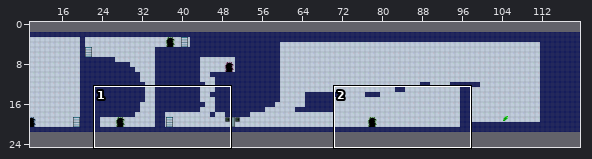
A Tiled map gets an edit: Levels/level 2 1.tmx. Above, an overview of the earlier version with the close-up marked.
Close-up. The starting point:
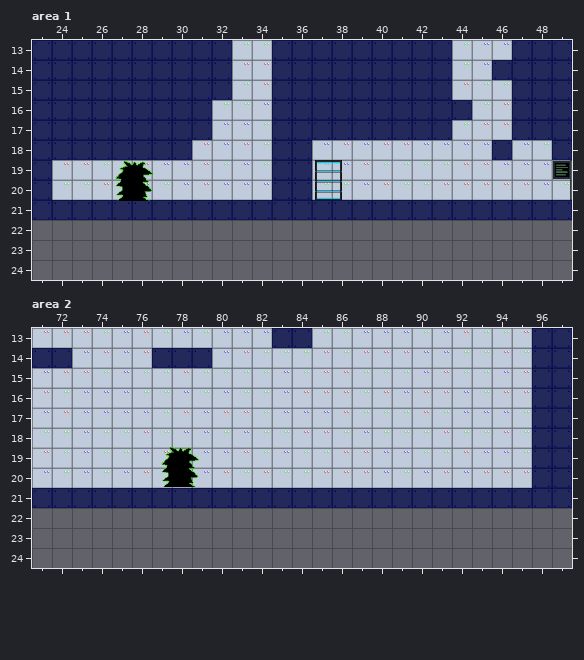
Cells are 32x32 px. Shown: area 1 x 23..49, y 13..24; area 2 x 71..97, y 13..24. The commit also changed other parts of the map, which this record leaves out. The old version is drawn lined up with the new one.
Now the later version:
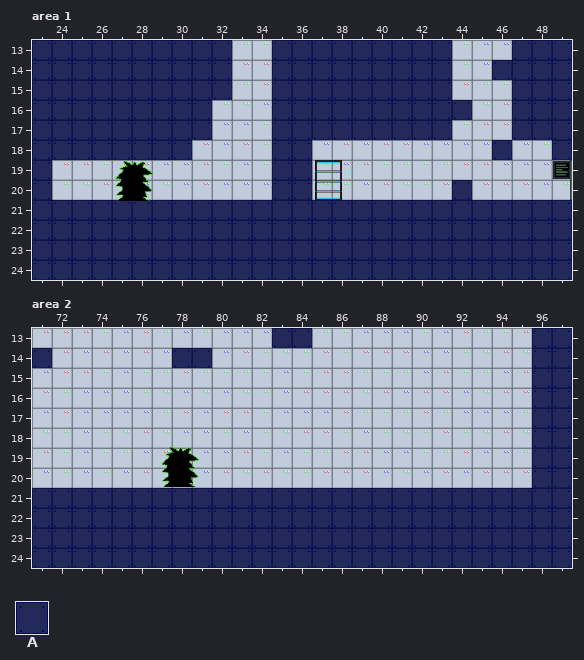
Key: from "tileset": A 4.
_ is an empty cell, . an unchanged one.
The exact change:
map size 120x20 -> 120x25 cells (old content now starts at 0,2; both pictures use the new coordinates)
--- layer "Tile Layer 1", area 1
@@ x 44..44 @@
-20 _
+20 A
@@ x 23..49 @@
-22 ___________________________
-23 ___________________________
-24 ___________________________
+22 AAAAAAAAAAAAAAAAAAAAAAAAAAA
+23 AAAAAAAAAAAAAAAAAAAAAAAAAAA
+24 AAAAAAAAAAAAAAAAAAAAAAAAAAA
--- layer "Tile Layer 1", area 2
@@ x 72..77 @@
-14 A....A
+14 _...._
@@ x 71..97 @@
-22 ___________________________
-23 ___________________________
-24 ___________________________
+22 AAAAAAAAAAAAAAAAAAAAAAAAAAA
+23 AAAAAAAAAAAAAAAAAAAAAAAAAAA
+24 AAAAAAAAAAAAAAAAAAAAAAAAAAA
